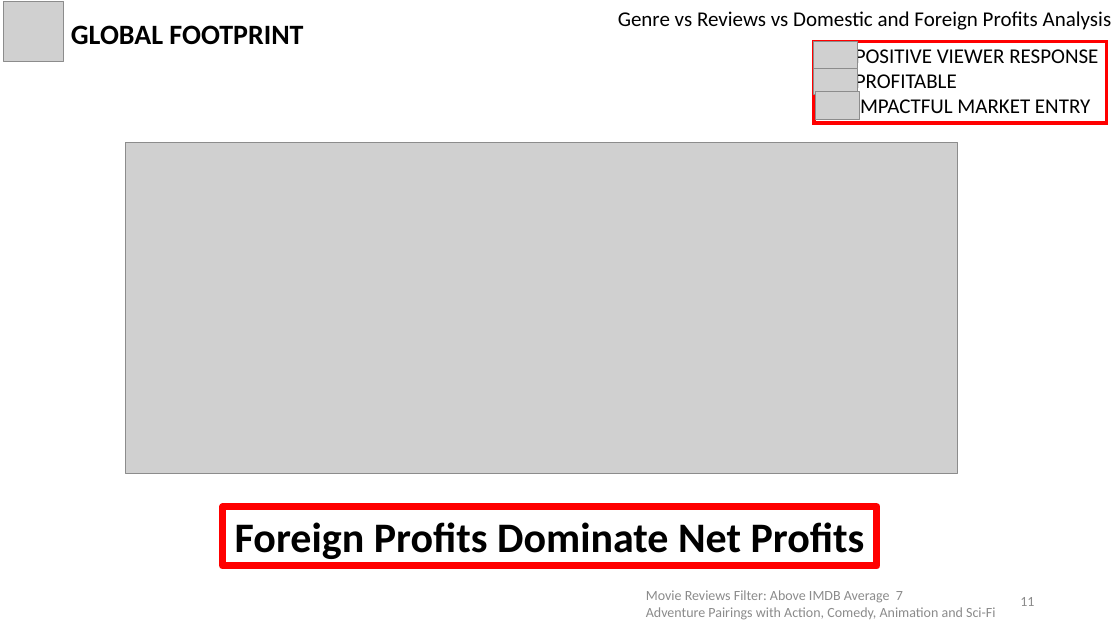
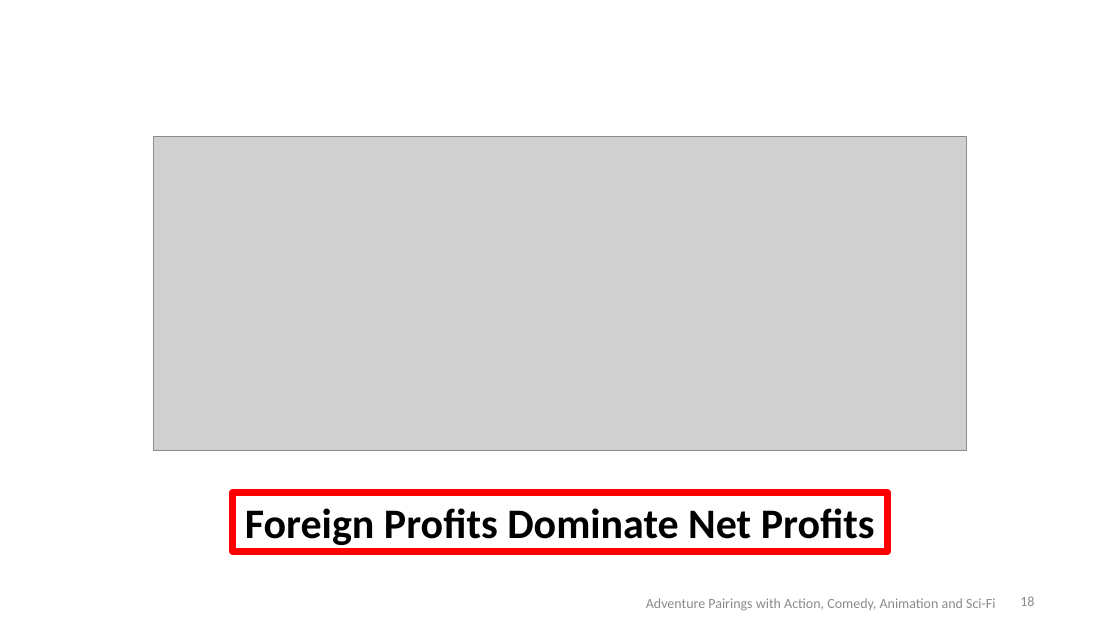
Before and after one commit to shayanabdulkarimkhan/dsc-phase-1-project-v2-4, a slide deck: slide 18 of Microsoft_Studios_Project.pptx (slide 11 before the commit). Drawn at 1120x630 pixels with LibreOffice and Linux fonts; fonts in the diff are those of the drawing; grey boxes stand for pictures. Boxes give left, top, right and bottom in pixels: in the first picture for what was removed or moved away, otherwise in the second. Text is boxed around its words. In the diff, an @@ line names an element or a change of style, - is before the commit and + after.

```diff
--- a/Microsoft_Studios_Project.pptx
+++ b/Microsoft_Studios_Project.pptx
@@ picture removed at [3, 2, 64, 62] @@
@@ text removed at [71, 25, 303, 45] @@
-GLOBAL FOOTPRINT
@@ text removed at [618, 11, 1112, 30] @@
-Genre vs Reviews vs Domestic and Foreign Profits Analysis
@@ rectangle removed at [814, 41, 1107, 123] @@
@@ picture removed at [814, 41, 858, 69] @@
@@ text removed at [855, 45, 1098, 120] @@
-POSITIVE VIEWER RESPONSE
-PROFITABLE
-IMPACTFUL MARKET ENTRY
@@ picture removed at [814, 67, 858, 95] @@
@@ picture removed at [816, 92, 860, 119] @@
@@ picture: place and size @@
-picture at [125, 142, 958, 473]
+picture at [154, 136, 967, 451]
@@ rectangle "Foreign Profits Dominate Net Profits": place and size @@
-rectangle "Foreign Profits Dominate Net Profits" at [223, 507, 877, 566]
+rectangle "Foreign Profits Dominate Net Profits" at [233, 492, 887, 552]
@@ text at [646, 590, 903, 603]: paragraph removed @@
-Movie Reviews Filter: Above IMDB Average 7
@@ page number at [1020, 596, 1034, 606]: text changed @@
-11
+18
```
Also in this commit, not shown: 5 other slides changed, 3 slides added, 1 slide removed, 4 other files.
